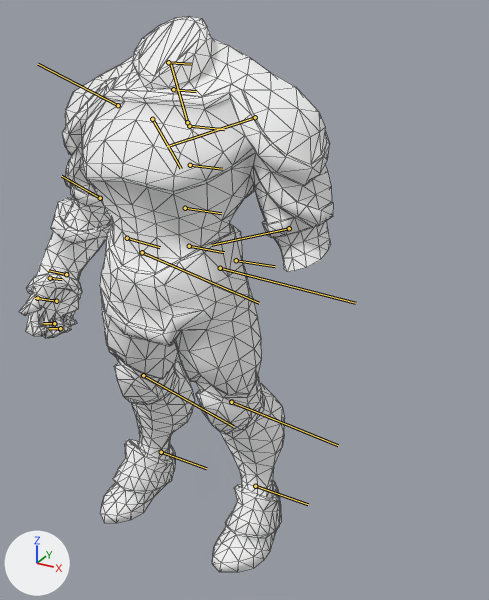
The glTF model assets/heroes/sven/models/hero.glb as it was, and as the next commit left it.
Camera for both pictures: a camera (50 mm lens) standing at (2.81, -4.22, 4.32) and looking at (-0.38, 1.6, 1.42). Every picture has the same lights, and +X, +Y and +Z are marked at lower left. The picture after the commit comes second. The bones that change, and the others that lie on the model, are drawn over the model as lines. Mesh edges are drawn as thin lines.

Names of what the first picture shows: 'sven.001'.
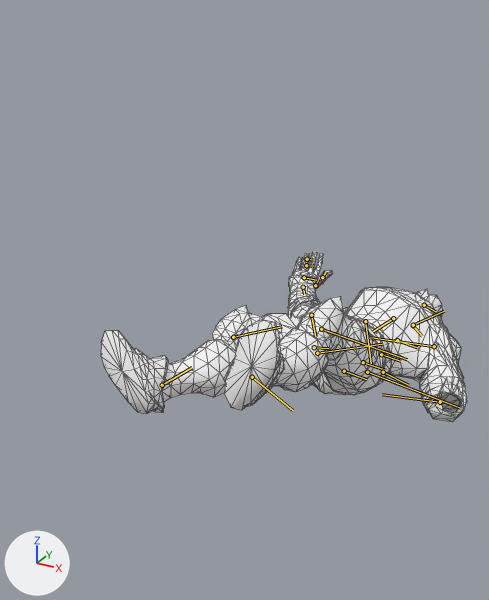
The newer file adds an action. The first version stands in its rest pose; the second is drawn at frame 20 of the action 'shield_death'.

The edits, one by one:
Bone 'root' (bone_root) moves from (0.0, 0.0, 0.0) to (-2.627, 0.424, -2.314).
Bone 'root' (bone_root) turns from (0, 0, 0) to (-10, -98, -4) degrees about its own x, y and z.
Bone 'spine1' (bone_spine1) moves from (0.0, 0.0, 0.0) to (0.098, 0.0, 0.0).
Bone 'spine1' (bone_spine1) turns from (0, 0, 0) to (-1, 13, 1) degrees about its own x, y and z.
Bone 'spine2' (bone_spine2) moves from (0.0, 0.0, 0.0) to (0.098, 0.0, 0.0).
Bone 'spine2' (bone_spine2) turns from (0, 0, 0) to (0, -1, 1) degrees about its own x, y and z.
Bone 'spine3' (bone_spine3) moves from (0.0, 0.0, 0.0) to (0.0, 0.0, 0.102).
Bone 'spine3' (bone_spine3) turns from (0, 0, 0) to (-1, -12, 1) degrees about its own x, y and z.
Bone 'neck1' (bone_neck1) moves from (0.0, 0.0, 0.0) to (0.027, 0.021, 0.044).
Bone 'neck1' (bone_neck1) turns from (0, 0, 0) to (30, -2, 10) degrees about its own x, y and z.
Bone 'head' (bone_head) moves from (0.0, 0.0, 0.0) to (0.125, -0.165, 0.098).
Bone 'head' (bone_head) turns from (0, 0, 0) to (-1, -29, -21) degrees about its own x, y and z.
Bone 'clavicle_R' (bone_clavicle_r) turns from (0, 0, 0) to (-22, 0, -2) degrees about its own x, y and z.
Bone 'bicep_R' (bone_bicep_r) turns from (0, 0, 0) to (-46, -14, -49) degrees about its own x, y and z.
Bone 'elbow_R' (bone_elbow_r) turns from (0, 0, 0) to (0, 38, 0) degrees about its own x, y and z.
Bone 'wrist_R' (bone_wrist_r) turns from (0, 0, 0) to (6, 19, -4) degrees about its own x, y and z.
Bone 'index_0_R' (bone_index_0_r) turns from (0, 0, 0) to (8, 16, 3) degrees about its own x, y and z.
Bone 'index_1_R' (bone_index_1_r) turns from (0, 0, 0) to (0, -32, 1) degrees about its own x, y and z.
Bone 'index_2_R' (bone_index_2_r) turns from (0, 0, 0) to (0, -32, 0) degrees about its own x, y and z.
Bone 'clavicle_L' (bone_clavicle_l) turns from (0, 0, 0) to (0, -18, -21) degrees about its own x, y and z.
Bone 'bicep_L' (bone_bicep_l) turns from (0, 0, 0) to (3, -44, -51) degrees about its own x, y and z.
Bone 'elbow_L' (bone_elbow_l) turns from (0, 0, 0) to (0, 86, 0) degrees about its own x, y and z.
Bone 'thigh_L' (bone_thigh_l) turns from (0, 0, 0) to (-14, -39, 3) degrees about its own x, y and z.
Bone 'knee_L' (bone_knee_l) turns from (0, 0, 0) to (0, 41, 0) degrees about its own x, y and z.
Bone 'ankle_L' (bone_ankle_l) turns from (0, 0, 0) to (1, -4, 13) degrees about its own x, y and z.
Bone 'thigh_R' (bone_thigh_r) turns from (0, 0, 0) to (-17, -19, 15) degrees about its own x, y and z.
Bone 'knee_R' (bone_knee_r) turns from (0, 0, 0) to (0, 27, 0) degrees about its own x, y and z.
Bone 'ankle_R' (bone_ankle_r) turns from (0, 0, 0) to (-25, 4, 6) degrees about its own x, y and z.
Bone 'side_flap0_0_L' (bone_side_flap0_0_l) turns from (0, 0, 0) to (8, -5, 11) degrees about its own x, y and z.
Bone 'side_flap1_0_R' (bone_side_flap1_0_r) turns from (0, 0, 0) to (-14, -6, -18) degrees about its own x, y and z.

Pixel boxes (x1, y1, x2, y2) of what changed, in the pictures (489 x 600 px):
'sven.001', posed (16% wider, 69% shorter)
    before: (19, 17, 334, 572)
    after: (101, 252, 467, 422)
bone 'root', root to tip
    before: (189, 246) to (224, 252)
    after: (344, 371) to (366, 379)
bone 'spine1', root to tip
    before: (185, 208) to (221, 213)
    after: (363, 362) to (385, 370)
bone 'spine2', root to tip
    before: (190, 165) to (222, 169)
    after: (381, 354) to (400, 361)
bone 'spine3', root to tip
    before: (189, 126) to (224, 129)
    after: (397, 340) to (417, 347)
bone 'neck1', root to tip
    before: (173, 89) to (196, 91)
    after: (413, 325) to (422, 336)
bone 'head', root to tip
    before: (168, 62) to (191, 64)
    after: (424, 305) to (435, 311)
bone 'clavicle_R', root to tip
    before: (152, 119) to (181, 168)
    after: (393, 318) to (373, 331)
bone 'bicep_R', root to tip
    before: (118, 105) to (38, 64)
    after: (365, 321) to (371, 363)
bone 'elbow_R', root to tip
    before: (100, 198) to (61, 176)
    after: (311, 315) to (315, 336)
bone 'wrist_R', root to tip
    before: (66, 274) to (48, 270)
    after: (303, 287) to (304, 294)
bone 'index_0_R', root to tip
    before: (56, 301) to (35, 298)
    after: (304, 277) to (316, 280)
bone 'index_1_R', root to tip
    before: (54, 323) to (43, 323)
    after: (306, 265) to (313, 266)
bone 'index_2_R', root to tip
    before: (60, 328) to (49, 328)
    after: (307, 259) to (314, 260)
bone 'clavicle_L', root to tip
    before: (187, 122) to (171, 64)
    after: (413, 325) to (444, 311)
bone 'bicep_L', root to tip
    before: (255, 117) to (167, 146)
    after: (434, 346) to (370, 337)
bone 'elbow_L', root to tip
    before: (289, 228) to (211, 245)
    after: (440, 402) to (382, 394)
bone 'thigh_L', root to tip
    before: (220, 268) to (355, 303)
    after: (367, 372) to (460, 408)
bone 'knee_L', root to tip
    before: (231, 402) to (338, 445)
    after: (321, 329) to (407, 359)
bone 'ankle_L', root to tip
    before: (255, 486) to (308, 504)
    after: (252, 377) to (293, 410)
bone 'thigh_R', root to tip
    before: (142, 252) to (259, 303)
    after: (317, 353) to (382, 344)
bone 'knee_R', root to tip
    before: (143, 375) to (233, 426)
    after: (233, 337) to (282, 326)
bone 'ankle_R', root to tip
    before: (161, 452) to (206, 468)
    after: (162, 385) to (192, 367)
bone 'side_flap0_0_L', root to tip
    before: (236, 260) to (275, 266)
    after: (383, 372) to (408, 385)
bone 'side_flap1_0_R', root to tip
    before: (127, 238) to (160, 247)
    after: (314, 347) to (328, 348)
